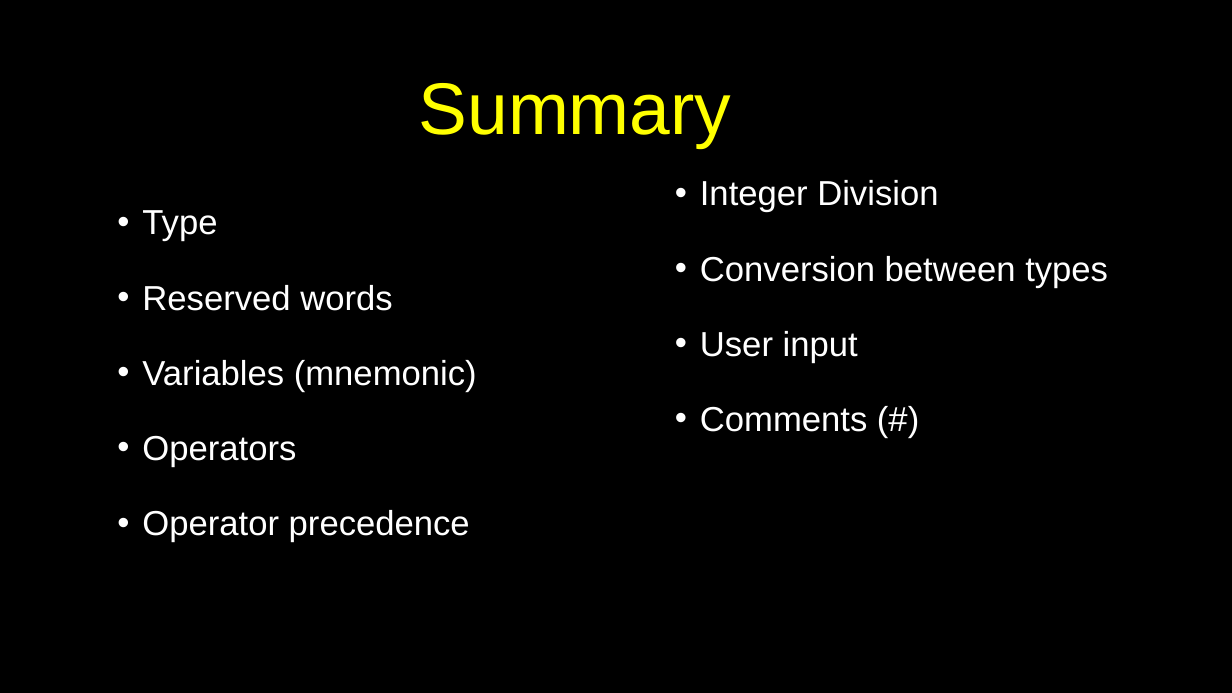
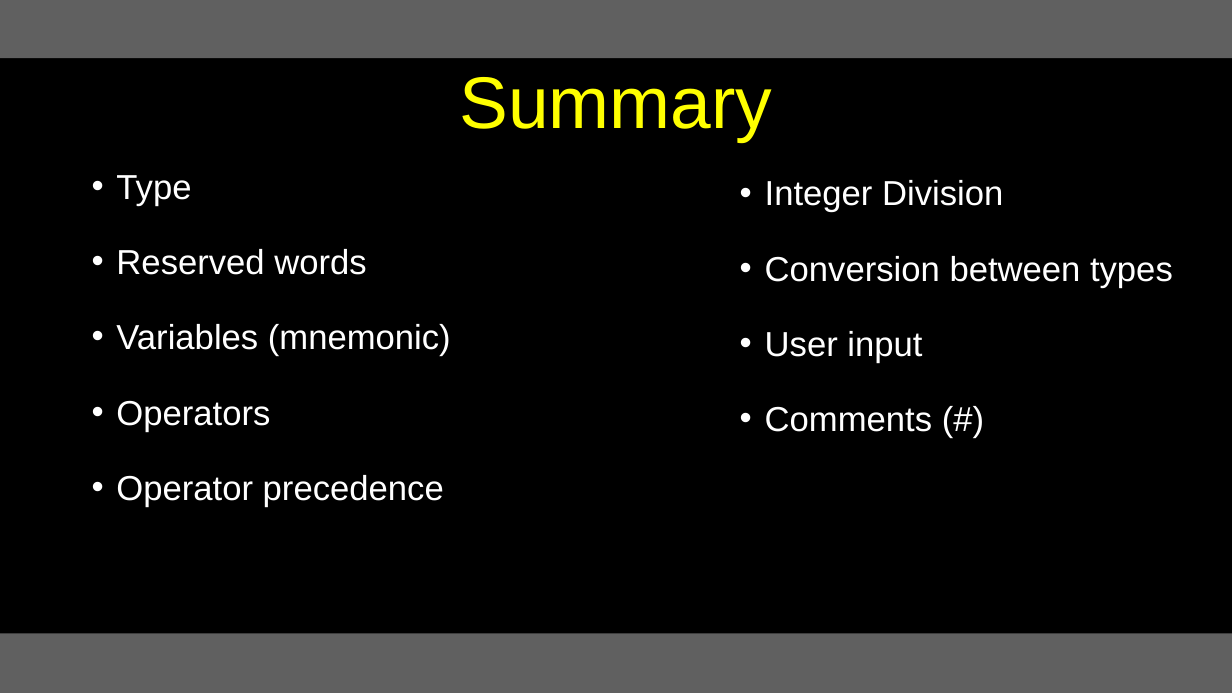
Before and after one commit to csev/py4e, a slide deck: slide 34 of lectures3/Pythonlearn-02-Expressions.pptx. Drawn at 1232x693 pixels with LibreOffice and Linux fonts; fonts in the diff are those of the drawing. Boxes give left, top, right and bottom in pixels: in the first picture for what was removed or moved away, otherwise in the second. Text is boxed around its words. In the diff, an @@ line names an element or a change of style, - is before the commit and + after.

```diff
--- a/lectures3/Pythonlearn-02-Expressions.pptx
+++ b/lectures3/Pythonlearn-02-Expressions.pptx
@@ rectangle added at (0,0,1232,58), fill #606060 @@
@@ title "Summary": place and size @@
-title "Summary" at (419,83,732,148)
+title "Summary" at (460,77,773,143)
@@ text "Type": place and size @@
-text "Type" at (142,210,477,543)
+text "Type" at (116,175,451,507)
@@ text "Integer Division": place and size @@
-text "Integer Division" at (700,180,1108,432)
+text "Integer Division" at (765,180,1173,432)
@@ rectangle added at (0,633,1232,693), fill #606060 @@
```
Also in this commit, not shown: 34 other slides changed, 14 other files.
